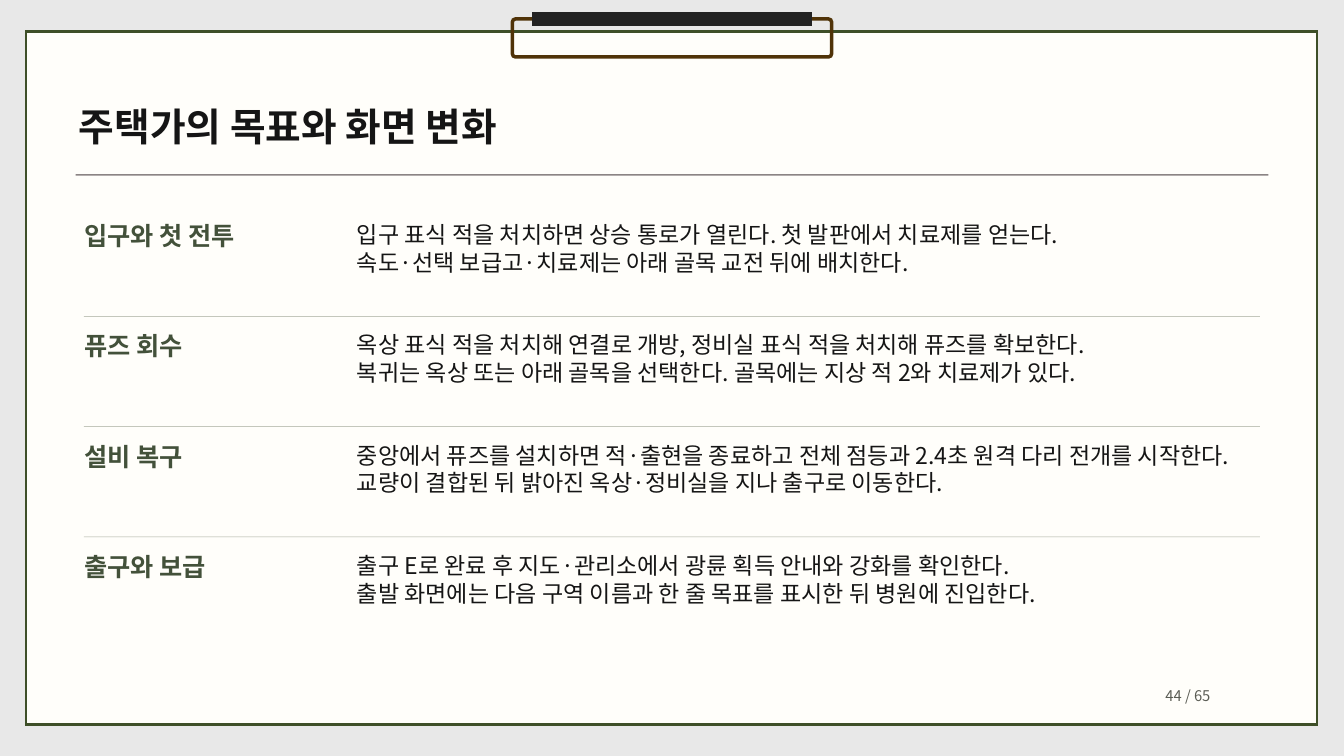
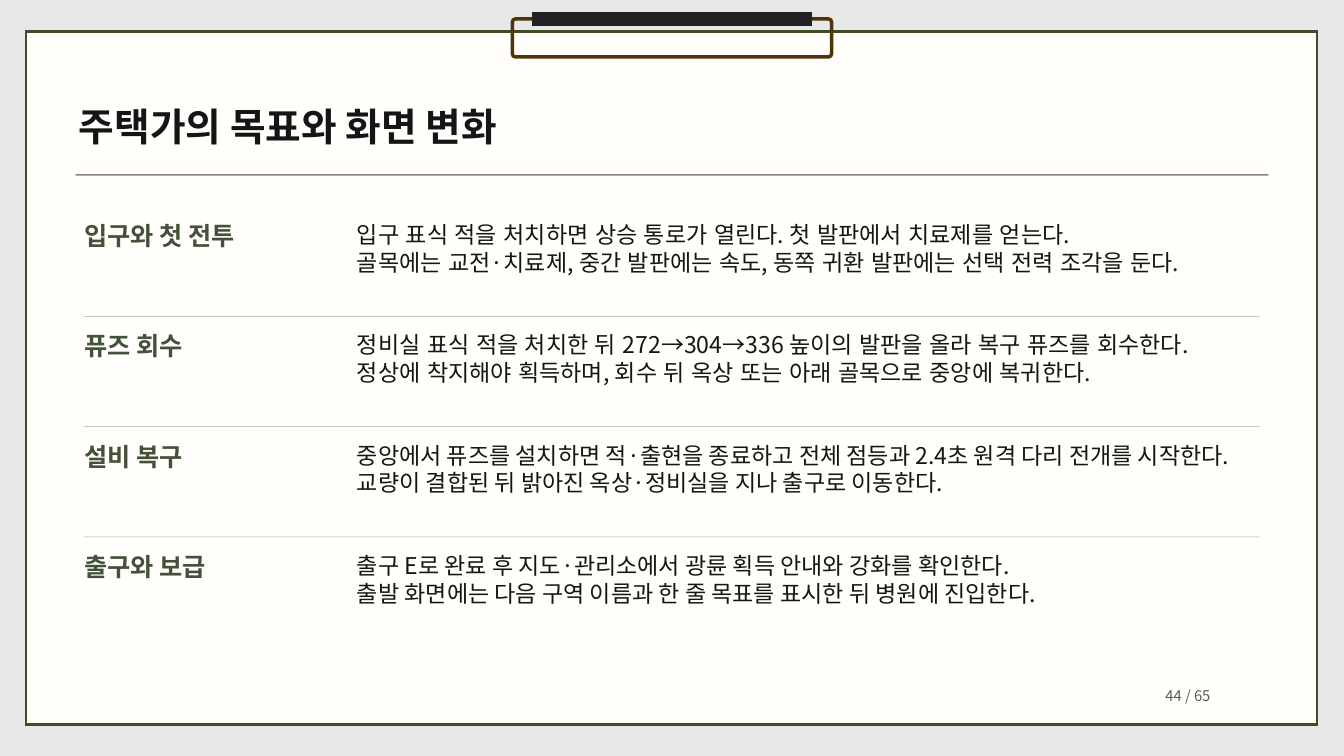
Before and after one commit to dbguswh/2Dgame_project, a slide deck: slide 44 of 2D게임프로그래밍 기획서.pptx. Drawn at 1344x756 pixels with LibreOffice and Linux fonts; fonts in the diff are those of the drawing. Boxes give left, top, right and bottom in pixels: in the first picture for what was removed or moved away, otherwise in the second. Text is boxed around its words. In the diff, an @@ line names an element or a change of style, - is before the commit and + after.

```diff
--- a/2D게임프로그래밍 기획서.pptx
+++ b/2D게임프로그래밍 기획서.pptx
@@ text at (x1=357, y1=252, x2=1179, y2=275): text changed @@
-속도·선택 보급고·치료제는 아래 골목 교전 뒤에 배치한다.
+골목에는 교전·치료제, 중간 발판에는 속도, 동쪽 귀환 발판에는 선택 전력 조각을 둔다.
@@ text at (x1=357, y1=334, x2=1189, y2=385): text changed @@
-옥상 표식 적을 처치해 연결로 개방, 정비실 표식 적을 처치해 퓨즈를 확보한다.
-복귀는 옥상 또는 아래 골목을 선택한다. 골목에는 지상 적 2와 치료제가 있다.
+정비실 표식 적을 처치한 뒤 272→304→336 높이의 발판을 올라 복구 퓨즈를 회수한다.
+정상에 착지해야 획득하며, 회수 뒤 옥상 또는 아래 골목으로 중앙에 복귀한다.
```
Also in this commit, not shown: 20 other slides changed, 1 other file.
